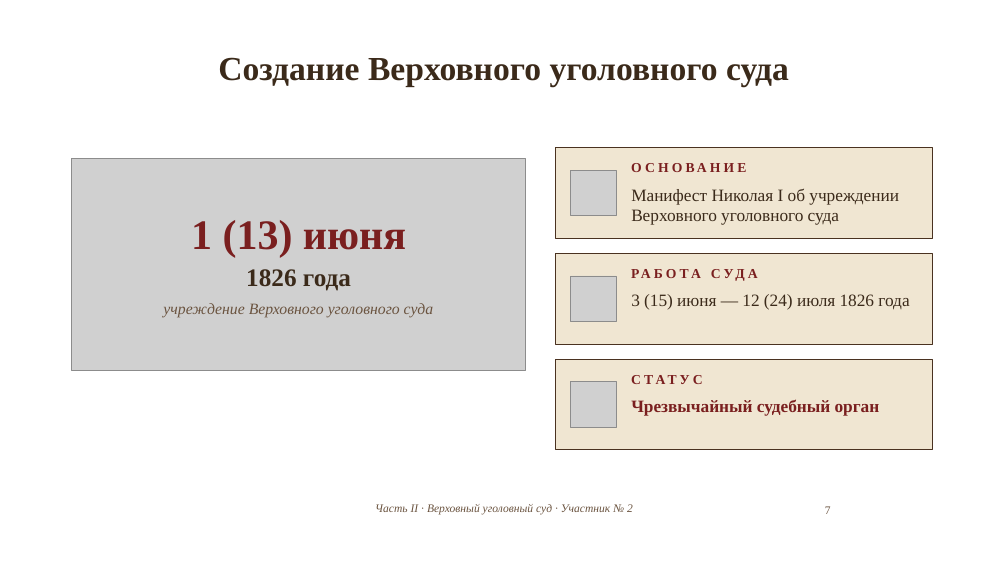
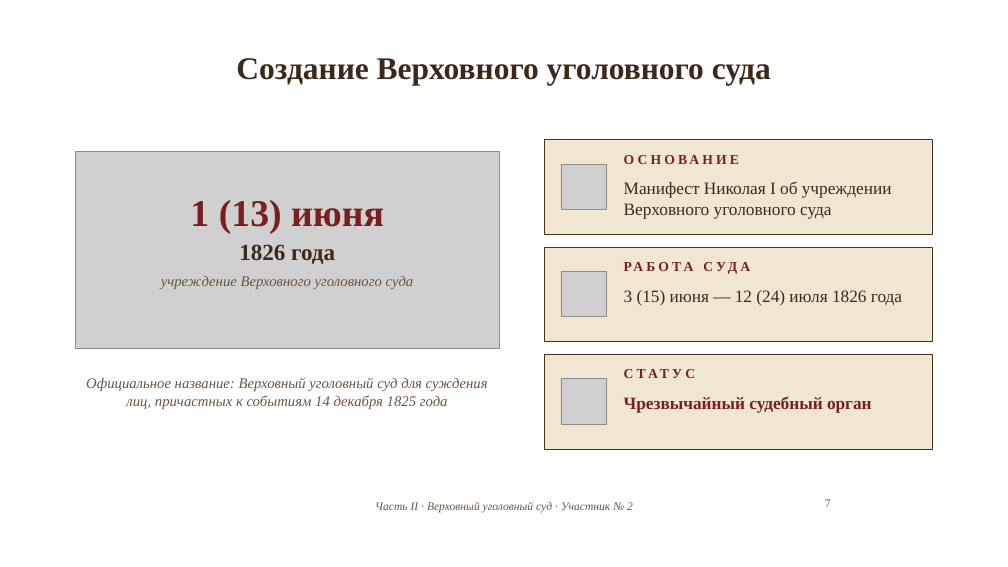
Before and after one commit to matvejkozubenko24-jpg/Project, a slide deck: slide 7 of 6_Презентация_XVIII_век.pptx. Drawn at 1008x567 pixels with LibreOffice and Linux fonts; fonts in the diff are those of the drawing; grey boxes stand for pictures; background and template pictures are left out. Boxes give left, top, right and bottom in pixels: in the first picture for what was removed or moved away, otherwise in the second. Text is boxed around its words. In the diff, an @@ line names an element or a change of style, - is before the commit and + after.

```diff
--- a/6_Презентация_XVIII_век.pptx
+++ b/6_Презентация_XVIII_век.pptx
@@ title "Создание Верховного уголовного суда" at [236,58,771,85]: size 32 to 30 pt @@
@@ rectangle: place and size @@
-rectangle at [556,147,932,238]
+rectangle at [544,140,932,234]
@@ picture: place and size @@
-picture at [72,159,526,371]
+picture at [76,151,499,349]
@@ 3 pictures: place and size @@
-3 pictures at [571,170,616,427]
+3 pictures at [561,164,606,424]
@@ text "Манифест Николая I об учреждении ...": place and size @@
-text "Манифест Николая I об учреждении ..." at [631,189,899,225]
+text "Манифест Николая I об учреждении ..." at [624,181,892,219]
@@ text "ОСНОВАНИЕ" rewrapped from [631,159,919,183] to [624,150,923,175] @@
@@ text "1 (13) июня": place and size @@
-text "1 (13) июня" at [191,220,406,257]
+text "1 (13) июня" at [190,200,384,234]
@@ text "1 (13) июня" at [190,200,384,234]: size 40 to 36 pt @@
@@ text "1826 года": place and size @@
-text "1826 года" at [246,269,351,291]
+text "1826 года" at [239,244,335,264]
@@ text "1826 года" at [239,244,335,264]: size 24 to 22 pt @@
@@ rectangle: place and size @@
-rectangle at [556,253,932,344]
+rectangle at [544,247,932,342]
@@ text "РАБОТА СУДА" rewrapped from [631,265,919,289] to [624,258,923,282] @@
@@ text "учреждение Верховного уголовного суда": place and size @@
-text "учреждение Верховного уголовного суда" at [163,303,434,317]
+text "учреждение Верховного уголовного суда" at [161,276,414,289]
@@ text "учреждение Верховного уголовного суда" at [161,276,414,289]: size 15 to 14 pt @@
@@ text "3 (15) июня — 12 ...": place and size @@
-text "3 (15) июня — 12 ..." at [631,294,909,310]
+text "3 (15) июня — 12 ..." at [624,290,902,306]
@@ rectangle: place and size @@
-rectangle at [556,359,932,450]
+rectangle at [544,355,932,449]
@@ text added at [86,378,488,409], 14 pt, text #6B5440, italic @@
+Официальное название: Верховный уголовный суд для суждения лиц, причастных к событиям 14 декабря 1825 года
@@ text "СТАТУС" rewrapped from [631,371,919,395] to [624,365,923,389] @@
@@ text "Чрезвычайный судебный орган": place and size @@
-text "Чрезвычайный судебный орган" at [631,399,880,416]
+text "Чрезвычайный судебный орган" at [624,397,872,413]
@@ page number: place and size @@
-page number at [825,506,831,514]
+page number at [825,499,831,507]
```
Also in this commit, not shown: 26 other slides changed.
